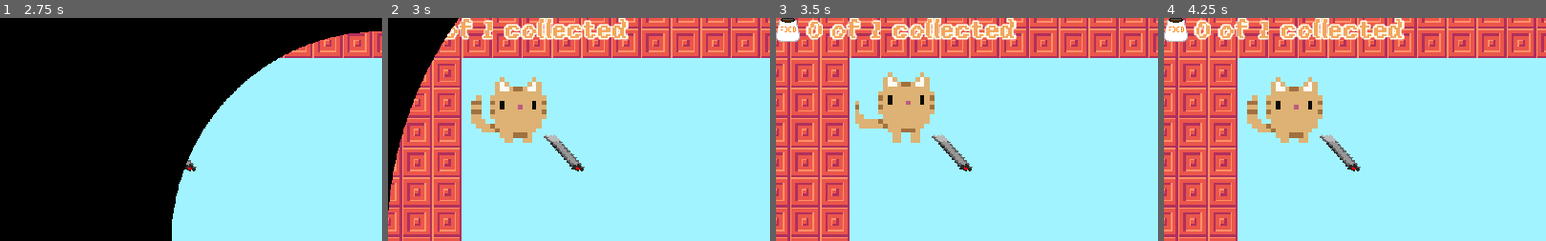
Above: before the commit, frames 1-4 (left to right).
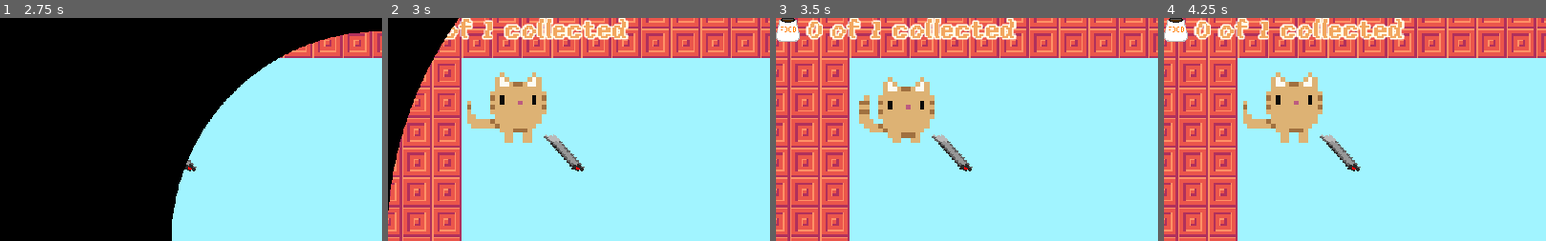
Above: after the commit, the same moments.

Repository: aarongrisez/gmtk2023
Game: Godot game, scene res://UI/Menu.tscn
The game is run twice, just before and just after one commit, with the same random seed, the same clock (stepped at 60 frames per second) and the same inputs. Sound files missing from this copy of the repository are replaced by a short silence.
Inputs:
- Up to frame 1 (2.75 s): click "Play" at 0.5 s; click "Play" at 1.25 s; click "Next Level" at 2 s
- Up to frame 2 (3 s): click "Next Level" at 2.75 s
- Up to frame 3 (3.5 s): no input
- Up to frame 4 (4.25 s): click "Next Level" at 3.5 s
The pictures show only the part of the screen within x 0-50%, y 0-50%; the shares and areas given below are measured in that part.

Frame 1 is identical in both runs. In frame 2, 1.8% of the frame differs, in the area x 20-42%, y 24-54%; in frame 3, 1.8%; in frame 4, 1.8%.

Commit message:
Better organize raycast loading

Diff:
--- a/gmtk2023/Objects/CatStatic.tscn
+++ b/gmtk2023/Objects/CatStatic.tscn
@@ -20,7 +20,6 @@
 
 [node name="Cat-neutral" type="AnimatedSprite" parent="."]
 frames = SubResource( 1 )
-frame = 1
 playing = true
 
 [node name="CollisionPolygon2D" type="CollisionPolygon2D" parent="."]
@@ -35,7 +34,7 @@
 offset = Vector2( 8.06848, 7.59083 )
 script = ExtResource( 1 )
 
-[node name="RayCast2D" type="RayCast2D" parent="Pen"]
+[node name="RayCast2D1" type="RayCast2D" parent="Pen"]
 visible = false
 position = Vector2( 11.7562, 12.3512 )
 enabled = true
--- a/gmtk2023/Player/Pen.gd
+++ b/gmtk2023/Player/Pen.gd
@@ -36,26 +36,35 @@
 var movement_velocity = Vector2(0, 0)
 
 onready var scene = find_parent("World")
-onready var raycast = scene.find_node("RayCast2D")
-onready var raycast2 = scene.find_node("RayCast2D2")
-onready var raycast3 = scene.find_node("RayCast2D3")
-onready var raycast4 = scene.find_node("RayCast2D4")
-onready var raycast5 = scene.find_node("RayCast2D5")
-onready var raycast6 = scene.find_node("RayCast2D6")
-onready var raycast7 = scene.find_node("RayCast2D7")
-onready var raycast8 = scene.find_node("RayCast2D8")
+
+func init_raycasts():
+	var raycasts = []
+
+	var i = 1
+	while i <= 8:
+		var raycast = scene.find_node("RayCast2D%d" % i)
+		print(raycast)
+		raycasts.append(raycast)
+		i += 1
+
+	return raycasts
+
+func init_raycast_infos():
+	var raycast_infos = [RaycastRenderInfo.new().init(true, raycasts[-1], null)]
+	var i = 7
+	while i >= 1:
+		raycast_infos.append(RaycastRenderInfo.new().init(i != 1, raycasts[i - 1], raycast_infos[-1]))
+		i -= 1
+	raycast_infos.invert()
+	print(raycast_infos)
+	return raycast_infos
+
+onready var raycasts = init_raycasts()
+onready var raycast_infos = init_raycast_infos()
+
 onready var destination = scene.find_node("Destination")
 var catKinematicBody = null
 onready var tilemap = scene.find_node("WorldMap")
-
-onready var raycast8_info = RaycastRenderInfo.new().init(true, raycast8, null)
-onready var raycast7_info = RaycastRenderInfo.new().init(true, raycast7, raycast8_info)
-onready var raycast6_info = RaycastRenderInfo.new().init(true, raycast6, raycast7_info)
-onready var raycast5_info = RaycastRenderInfo.new().init(true, raycast5, raycast6_info)
-onready var raycast4_info = RaycastRenderInfo.new().init(true, raycast4, raycast5_info)
-onready var raycast3_info = RaycastRenderInfo.new().init(true, raycast3, raycast4_info)
-onready var raycast2_info = RaycastRenderInfo.new().init(true, raycast2, raycast3_info)
-onready var raycast_info = RaycastRenderInfo.new().init(false, raycast, raycast2_info)
 
 func _ready():
 	catKinematicBody = scene.find_node("Cat").find_node("KinematicBody2D")
@@ -108,7 +117,7 @@
 
 func _draw():
 	if laser_on:
-		render_raycast(raycast_info)
+		render_raycast(raycast_infos[0])
 
 func _process(delta):
 	pass
@@ -179,26 +188,26 @@
 	movement_velocity.y = calc_velocity_dir(n_speed.y, movement_velocity.y)
 	catKinematicBody.move_and_slide(movement_velocity)
 
-	raycast_info.deactivate_children()
-
-	raycast.force_raycast_update()
-	raycast_info.origin = raycast.get_global_position()
-	raycast_info.is_colliding = raycast.is_colliding()
-
-	if raycast.is_colliding():
-		raycast_info.terminus = raycast.get_collision_point()
-		raycast_info.collision_normal = raycast.get_collision_normal()
+	raycast_infos[0].deactivate_children()
+
+	raycasts[0].force_raycast_update()
+	raycast_infos[0].origin = raycasts[0].get_global_position()
+	raycast_infos[0].is_colliding = raycasts[0].is_colliding()
+
+	if raycasts[0].is_colliding():
+		raycast_infos[0].terminus = raycasts[0].get_collision_point()
+		raycast_infos[0].collision_normal = raycasts[0].get_collision_normal()
 		#Global.print_val_every(60, "raycast collision point", raycast_info.terminus)
 		#Global.print_val_every(60, "raycast collision normal", raycast_info.collision_normal)
 
 		if laser_on:
-			destination.position = raycast_info.terminus
-
-		var collider = raycast.get_collider()
-		if is_reflective(collider, raycast):
-			process_child_raycast(raycast2_info, raycast_info)
-	else:
-		raycast_info.terminus = get_global_transform().xform(raycast.get_cast_to())
+			destination.position = raycast_infos[0].terminus
+
+		var collider = raycasts[0].get_collider()
+		if is_reflective(collider, raycasts[0]):
+			process_child_raycast(raycast_infos[1], raycast_infos[0])
+	else:
+		raycast_infos[0].terminus = get_global_transform().xform(raycasts[0].get_cast_to())
 		#Global.print_val_every(60, "raycast collision point", raycast_info.terminus)
 
 	update()
